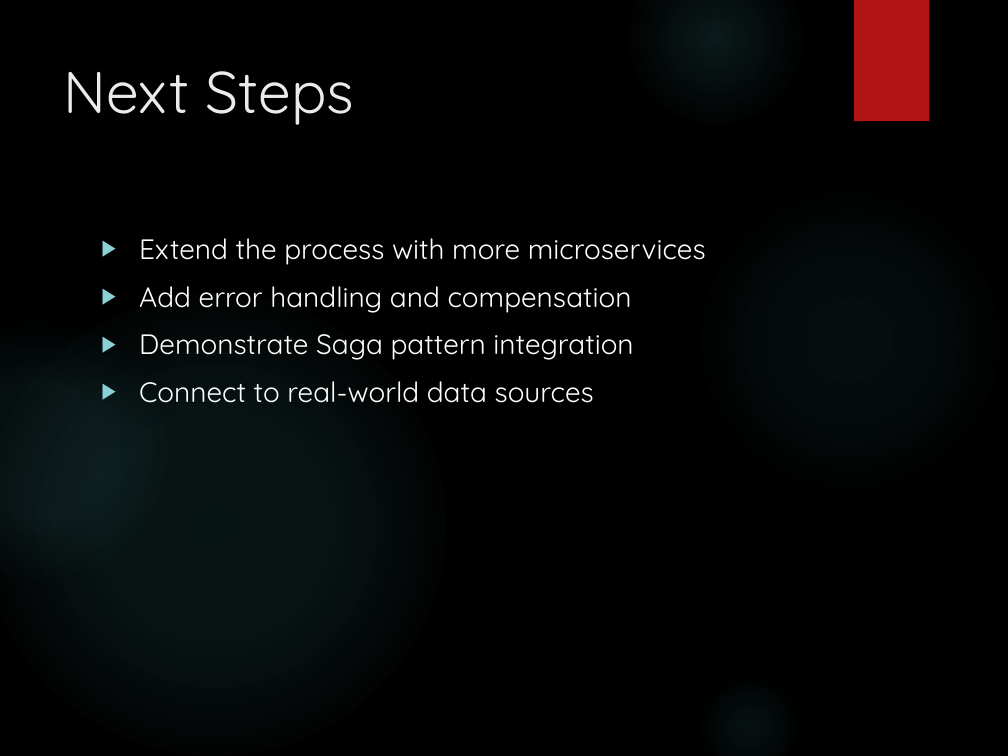
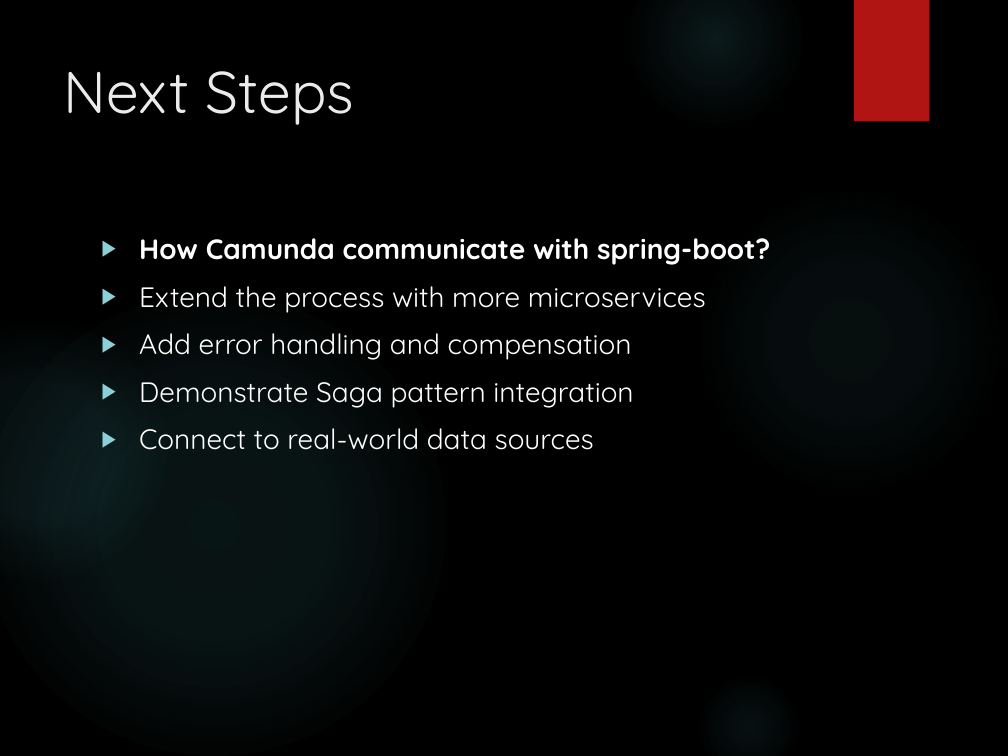
Before and after one commit to bshafiei-ir/java.keyclock.camunda, a slide deck: slide 8 of camunda_orchestration_presentation.pptx. Drawn at 1008x756 pixels with LibreOffice and Linux fonts; fonts in the diff are those of the drawing; background and template pictures are left out. Boxes give left, top, right and bottom in pixels: in the first picture for what was removed or moved away, otherwise in the second. Text is boxed around its words. In the diff, an @@ line names an element or a change of style, - is before the commit and + after.

Commit message:
update presentation

```diff
--- a/camunda_orchestration_presentation.pptx
+++ b/camunda_orchestration_presentation.pptx
@@ text at (x1=139, y1=238, x2=770, y2=265): paragraph added @@
+▶ How Camunda communicate with spring-boot?
```
Also in this commit, not shown: 1 other file.
